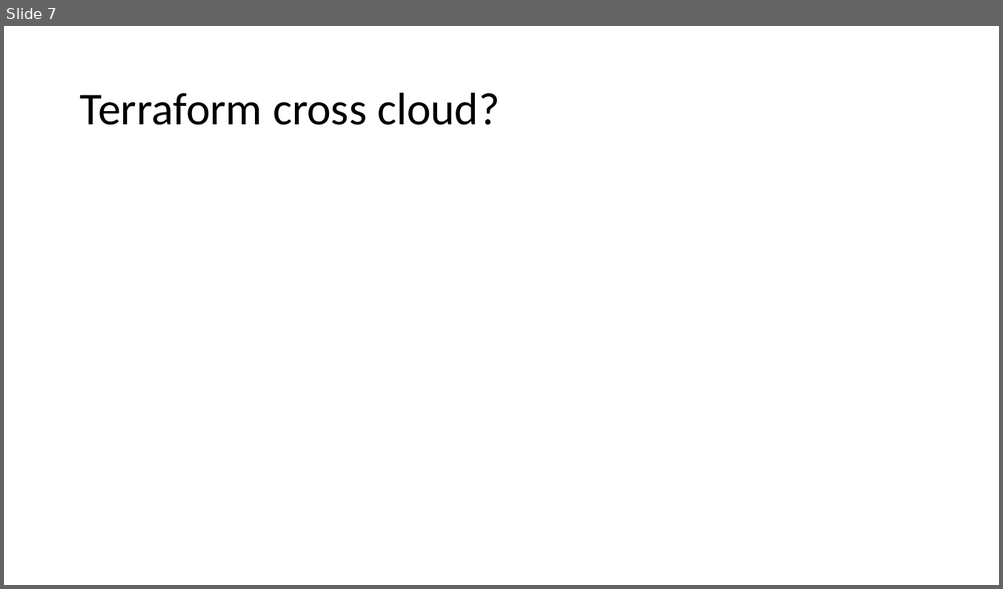
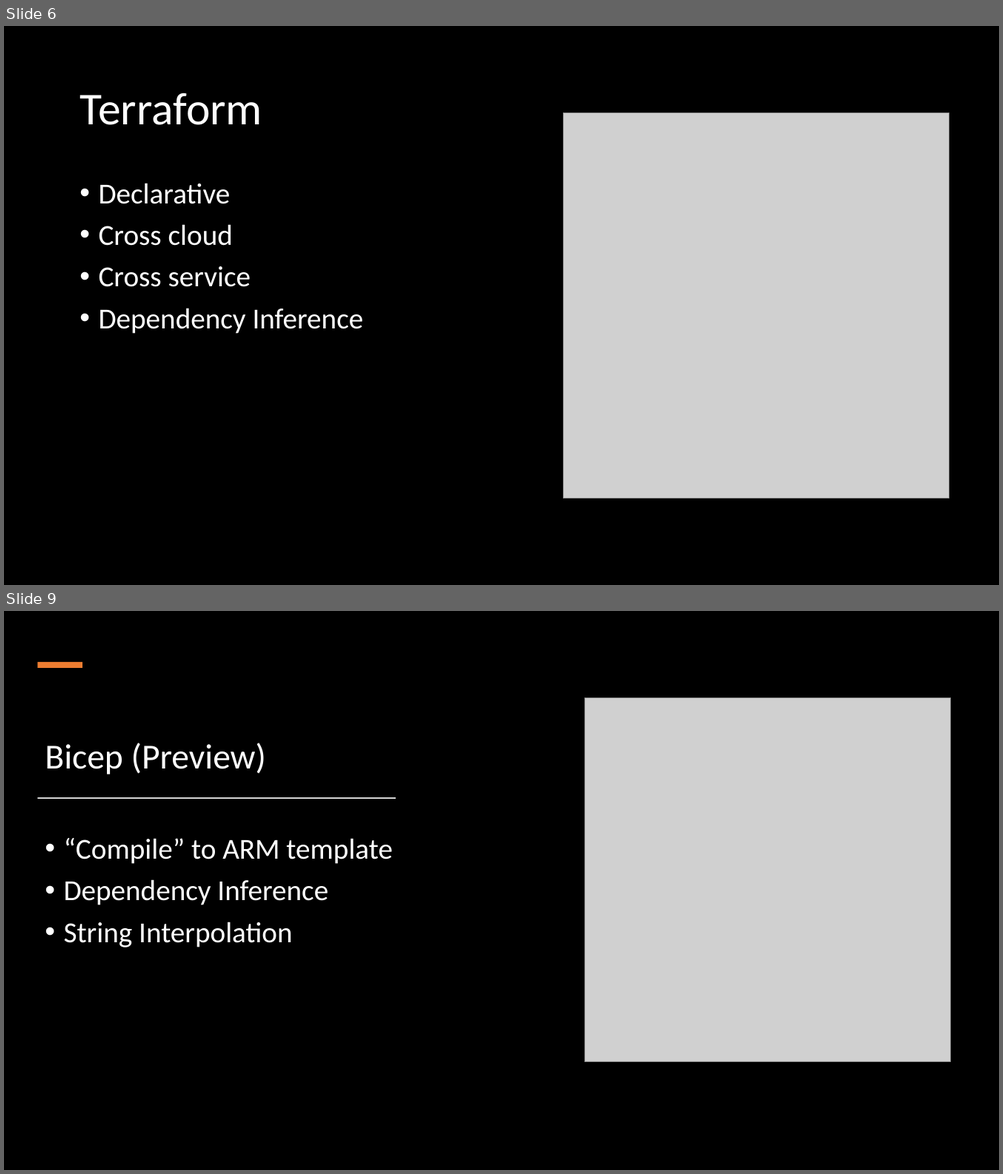
Before and after one commit to fortunkam/terraform-101, a slide deck: presentation/Terraform 101.pptx. Shown one above the other, each under a label of ours: slide 7 before the commit, slides 6 and 9 after it; the slides between them are not shown. The pictures are 1003x589 and 1003x1174 pixels, drawn with LibreOffice and Linux fonts; fonts in the diff are those of the drawing; grey boxes stand for pictures; background and template pictures are left out. Boxes give left, top, right and bottom in pixels: in the first picture for what was removed or moved away, otherwise in the second. Text is boxed around its words. In the diff, an @@ line names an element or a change of style, - is before the commit and + after.

```diff
--- a/presentation/Terraform 101.pptx
+++ b/presentation/Terraform 101.pptx
@@ slide 9 added at (x1=4, y1=611, x2=999, y2=1170), background #000000 @@
@@ rectangle added at (x1=37, y1=662, x2=82, y2=668), fill #ED7D31 @@
@@ picture added at (x1=584, y1=698, x2=950, y2=1062) @@
@@ title added at (x1=45, y1=743, x2=267, y2=775), 34 pt, text #FFFFFF @@
+Bicep (Preview)
@@ rectangle added at (x1=37, y1=797, x2=395, y2=799), fill #D5D5D5 @@
@@ text added at (x1=64, y1=838, x2=392, y2=948), 28 pt, text #FFFFFF @@
+• “Compile” to ARM template
+• Dependency Inference
+• String Interpolation
@@ what was slide 7 is now slide 6 @@
@@ slide 6 changed as well @@
@@ background #FFFFFF to #000000 @@
@@ title at (x1=79, y1=93, x2=262, y2=125): text changed; text colour #000000 to #FFFFFF @@
-Terraform cross cloud?
+Terraform
@@ picture added at (x1=563, y1=113, x2=948, y2=499) @@
@@ text added at (x1=99, y1=183, x2=364, y2=334), 28 pt, text #FFFFFF @@
+• Declarative
+• Cross cloud
+• Cross service
+• Dependency Inference
```
Also in this commit, not shown: 5 other slides changed, 5 other slides added, 18 slides removed, 8 other files.
